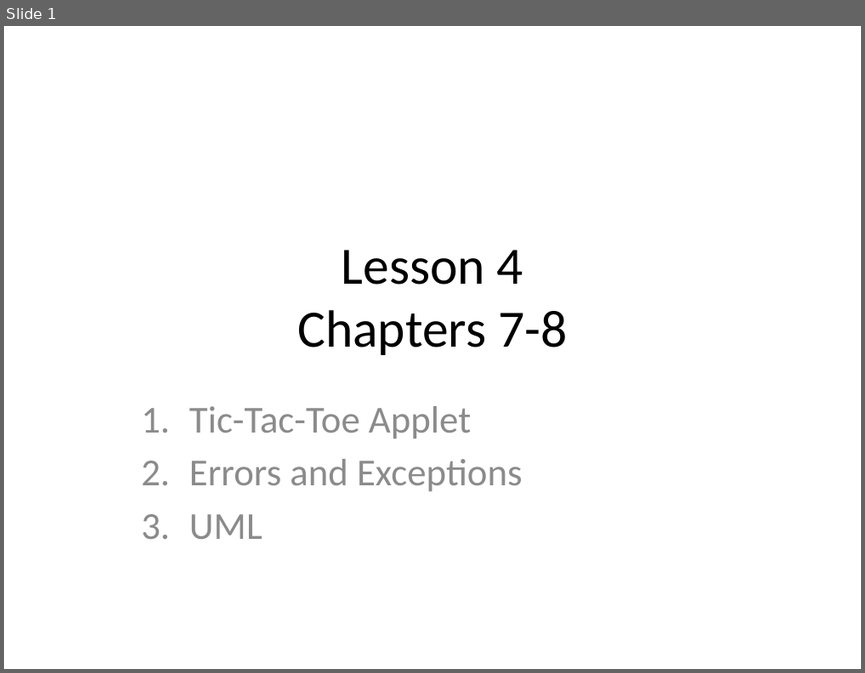
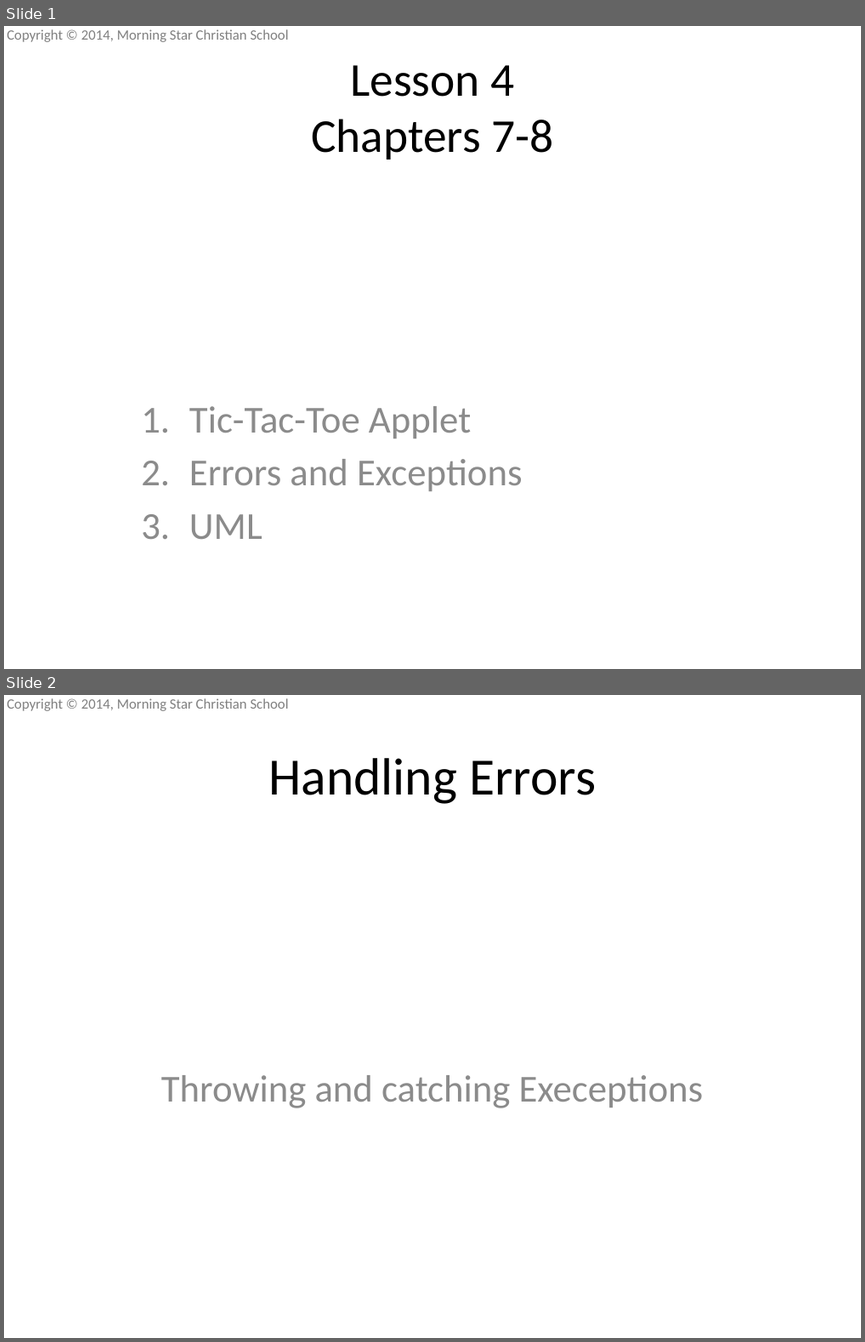
Before and after one commit to mscsbend/presentations, a slide deck: Lesson 4.pptx. Shown one above the other, each under a label of ours: slide 1 before the commit, slides 1 and 2 after it. The pictures are 865x673 and 865x1342 pixels, drawn with LibreOffice and Linux fonts; fonts in the diff are those of the drawing; background and template pictures are left out. Boxes give left, top, right and bottom in pixels: in the first picture for what was removed or moved away, otherwise in the second. Text is boxed around its words. In the diff, an @@ line names an element or a change of style, - is before the commit and + after.

Commit message:
Added exceptions and errors

```diff
--- a/Lesson 4.pptx
+++ b/Lesson 4.pptx
@@ slide 2 added at (4, 695, 861, 1338), background picture (left out); not listed: 1 template element that a slide beside it also shows @@
@@ title added at (268, 758, 596, 804), 44 pt, text #000000 @@
+Handling Errors
@@ subtitle added at (161, 1075, 704, 1108), 32 pt, text #8C8C8C @@
+Throwing and catching Execeptions
@@ slide 1 changed as well @@
@@ text added at (7, 29, 289, 42), 12 pt, text #808080 @@
+Copyright © 2014, Morning Star Christian School
@@ title "Lesson 4 Chapters 7-8": place and size @@
-title "Lesson 4 Chapters 7-8" at (297, 250, 567, 355)
+title "Lesson 4 Chapters 7-8" at (311, 65, 553, 159)
@@ title "Lesson 4 Chapters 7-8" at (311, 65, 553, 159): size 44 to 39.6 pt @@
```
Also in this commit, not shown: 8 other slides changed, 12 other slides added.
